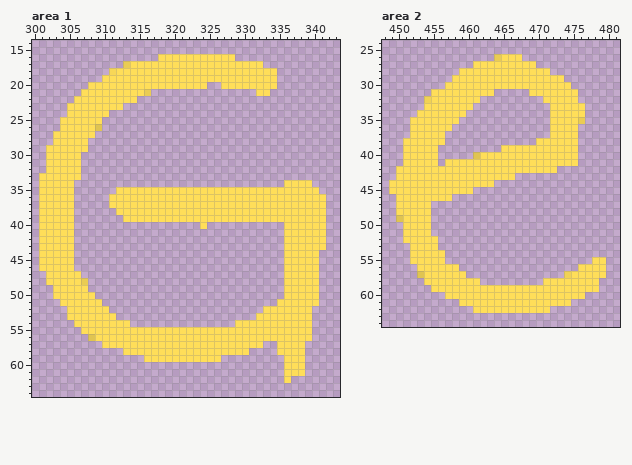
File history of a pixel-art file, skyro/ulohy/ui-ux/tileset-2025/tileset.ase. This is how it looked before the edit.
512x512 pixels, 1 frame. Colours within 5 levels of each other are drawn and written as one. Shown: area 1: x 300..343, y 14..64; area 2: x 448..481, y 24..64. The commit also changed other parts of the picture, which this record leaves out.
After:
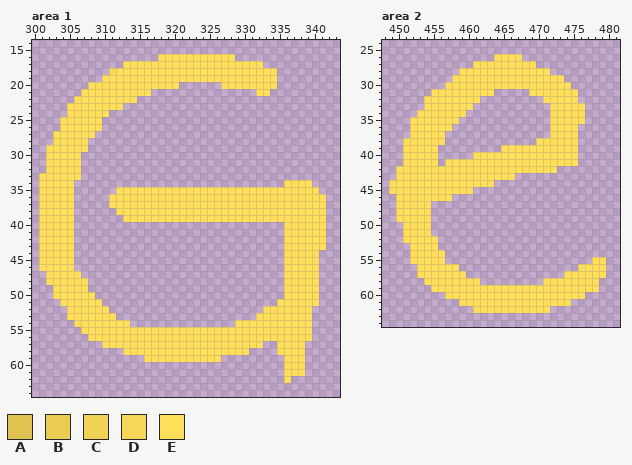
Palette (. is transparent): A #e0c451  B #eacc53  C #f1d255  D #f7d757  E #ffde59
The edit:
Area 1, layer "Main Layer":
The author changed colour A to colour E in row 26 at x 309; in row 56 at x 308.
The author changed colour B to colour E in row 17 at x 313; in row 21 at x 316; in row 48 at x 307.
Colour E is removed in row 20 at x 321 to 324; in row 40 at x 324.
Area 2, layer "Main Layer":
The author changed colour A to colour E in row 40 at x 461; in row 49 at x 450; in row 57 at x 453.
The author changed colour B to colour E in row 26 at x 464; in row 35 at x 476.
The author changed colour C to colour E in row 32 at x 454; in row 57 at x 474.
